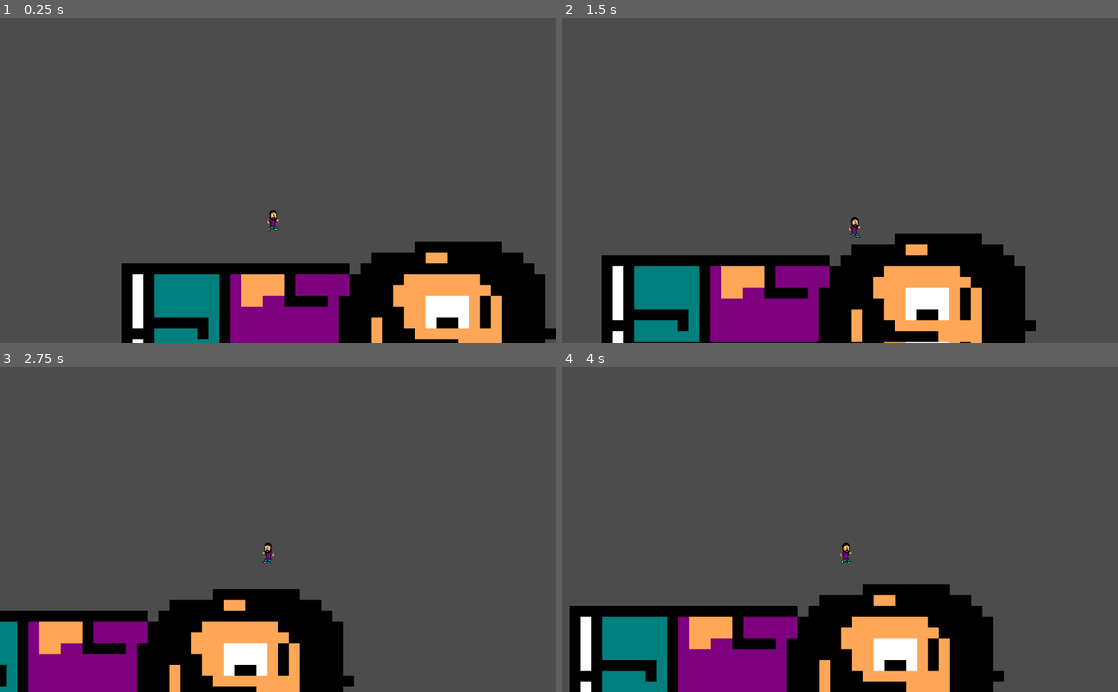
Above: before the commit, frames 1-4 (two rows, left to right).
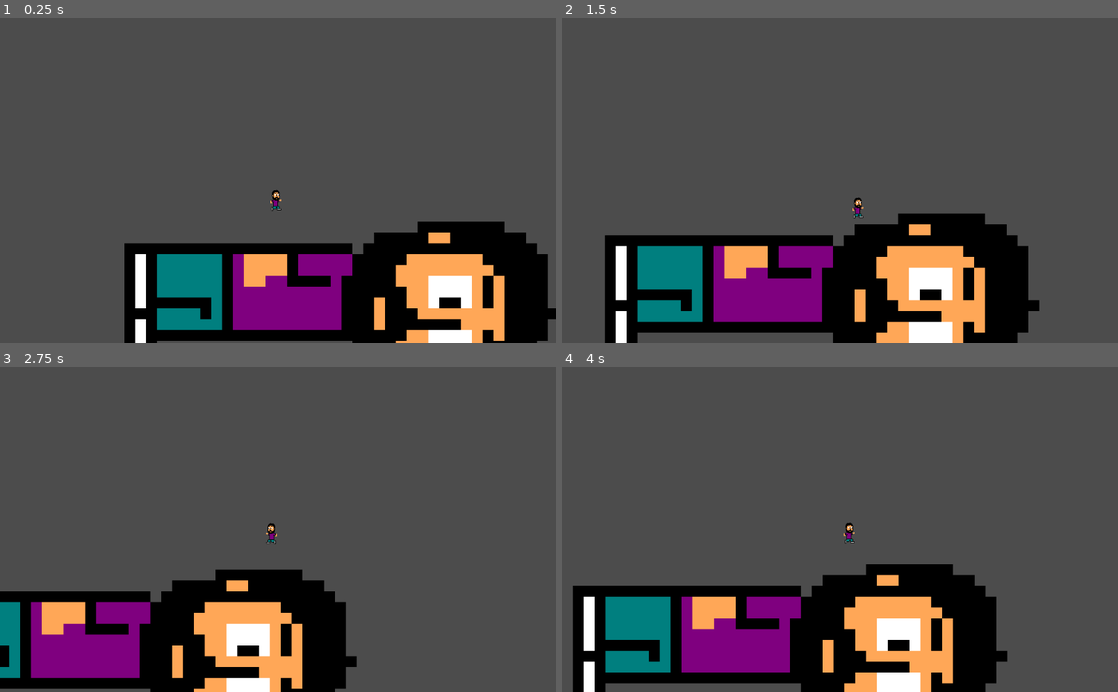
Above: after the commit, the same moments.

Repository: Guilherme-Calland/super_mega_guacamole
Game: Godot game, scene res://Scenes/TestScene.tscn
Two runs of this game, one before a commit and one after it. Both use one fixed random seed, a clock stepped at 60 frames per second and the inputs below. The project has no main scene, so this scene is started directly.
Inputs:
- Up to frame 1 (0.25 s): no input
- Up to frame 2 (1.5 s): hold Space (jump) 0.53-1.28 s; hold D (right) from 0.53 s (still down); tap Space (jump) at 1.35 s
- Up to frame 3 (2.75 s): tap Space (jump) at 1.52, 1.82 s; release D (right) at 2.03 s; hold A (left) from 2.03 s (still down); hold Space (jump) from 2.03 s (still down)
- Up to frame 4 (4 s): release A (left) at 2.78 s; release Space (jump) at 2.78 s; hold D (right) from 2.78 s (still down); tap Space (jump) at 2.85, 3.02, 3.32 s; hold Space (jump) from 3.53 s (still down)

The runs differ from the first frame. In frame 1, 14% of the frame differs, in the area x 21-100%, y 52-100%; in frame 2, 15%, in the area x 7-86%, y 55-100%; in frame 3, 11%; in frame 4, 15%.

Commit message:
removing inertia

Diff:
--- /dev/null
+++ b/Scenes/Level 1.tscn
@@ -0,0 +1,7 @@
+[gd_scene load_steps=2 format=2]
+
+[ext_resource path="res://Scenes/Player.tscn" type="PackedScene" id=1]
+
+[node name="Level 1" type="Node2D"]
+
+[node name="Player" parent="." instance=ExtResource( 1 )]
--- a/Scenes/Player.tscn
+++ b/Scenes/Player.tscn
@@ -1,33 +1,25 @@
-[gd_scene load_steps=12 format=2]
+[gd_scene load_steps=9 format=2]
 
-[ext_resource path="res://Graphics/gui_idle_2.png" type="Texture" id=1]
-[ext_resource path="res://Graphics/gui_idle.png" type="Texture" id=2]
-[ext_resource path="res://Graphics/gui_walk_2.png" type="Texture" id=3]
-[ext_resource path="res://Graphics/gui_walk_1.png" type="Texture" id=4]
-[ext_resource path="res://Graphics/gui_walk_3.png" type="Texture" id=5]
+[ext_resource path="res://Graphics/Player/gui_idle.png" type="Texture" id=1]
+[ext_resource path="res://Graphics/Player/gui_running_1.png" type="Texture" id=2]
+[ext_resource path="res://Graphics/Player/gui_jumping.png" type="Texture" id=3]
+[ext_resource path="res://Graphics/Player/gui_running_2.png" type="Texture" id=4]
+[ext_resource path="res://Graphics/Player/gui_idle_2.png" type="Texture" id=5]
 [ext_resource path="res://Scripts/Player.gd" type="Script" id=6]
-[ext_resource path="res://Graphics/gui_jumping.png" type="Texture" id=7]
-[ext_resource path="res://Graphics/gui_running_2.png" type="Texture" id=8]
-[ext_resource path="res://Graphics/gui_running_1.png" type="Texture" id=9]
 
 [sub_resource type="SpriteFrames" id=1]
 animations = [ {
-"frames": [ ExtResource( 1 ), ExtResource( 2 ) ],
+"frames": [ ExtResource( 1 ), ExtResource( 5 ) ],
 "loop": true,
 "name": "idle",
 "speed": 5.0
 }, {
-"frames": [ ExtResource( 7 ) ],
+"frames": [ ExtResource( 3 ) ],
 "loop": true,
 "name": "jump",
 "speed": 5.0
 }, {
-"frames": [ ExtResource( 3 ), ExtResource( 4 ), ExtResource( 5 ), ExtResource( 4 ) ],
-"loop": true,
-"name": "walk",
-"speed": 10.0
-}, {
-"frames": [ ExtResource( 1 ), ExtResource( 9 ), ExtResource( 1 ), ExtResource( 8 ) ],
+"frames": [ ExtResource( 5 ), ExtResource( 2 ), ExtResource( 5 ), ExtResource( 4 ) ],
 "loop": true,
 "name": "run",
 "speed": 10.0
@@ -52,10 +44,6 @@
 shape = SubResource( 2 )
 
 [node name="Camera2D" type="Camera2D" parent="."]
-position = Vector2( 9.24208, -61.8831 )
+position = Vector2( 3.56984, -25.3287 )
 current = true
 smoothing_enabled = true
-
-[node name="InertiaTimer" type="Timer" parent="."]
-wait_time = 0.25
-one_shot = true
--- a/Scenes/TestScene.tscn
+++ b/Scenes/TestScene.tscn
@@ -1,6 +1,6 @@
 [gd_scene load_steps=8 format=2]
 
-[ext_resource path="res://Graphics/gui_idle.png" type="Texture" id=1]
+[ext_resource path="res://Graphics/Player/gui_idle.png" type="Texture" id=1]
 [ext_resource path="res://Scenes/Player.tscn" type="PackedScene" id=2]
 
 [sub_resource type="RectangleShape2D" id=1]
--- a/Scripts/Movement.gd
+++ b/Scripts/Movement.gd
@@ -1,11 +1,9 @@
-func move(motion, speed, gravity, jump_speed, is_on_floor, hasInertia, direction):
+func move(motion, speed, gravity, jump_speed, is_on_floor):
 
 	if Input.is_action_pressed("right") and not Input.is_action_pressed("left"):
-		direction = "right"
 		if is_on_floor:
 			motion.x = speed
 	elif Input.is_action_pressed("left") and not Input.is_action_pressed("right"):
-		direction = "left"
 		if is_on_floor:
 			motion.x = -speed
 	else:
@@ -21,25 +19,11 @@
 		if is_on_floor:
 			motion.y -= jump_speed
 
-	#inertia
-	if Input.is_action_just_released("right") || Input.is_action_just_released("left"):
-		if is_on_floor:
-			hasInertia = true
-
-	if hasInertia:
-		if direction == "right":
-			motion.x += speed/ 2
-		elif direction == "left":
-			motion.x -= speed/ 2
 
 	var motionBundle = {
 		"motion" : motion,
-		"inertia" : hasInertia,
-		"direction" : direction
 	}
 
 	motionBundle["motion"] = motion
-	motionBundle["inertia"] = hasInertia
-	motionBundle["direction"] = direction
 
 	return motionBundle
--- a/Scripts/Player.gd
+++ b/Scripts/Player.gd
@@ -16,23 +16,14 @@
 
 func move():
 	var motion = Vector2(u.motionBundle["motion"])
-	var hasInercia : bool = not $InertiaTimer.is_stopped()
-	var direction = u.motionBundle["direction"]
 
 	u.motionBundle = u.movement.move(
 		motion,
 		speed,
 		gravity,
 		jump_speed,
-		is_on_floor(),
-		hasInercia,
-		direction
+		is_on_floor()
 		)
-
-	hasInercia = u.motionBundle["inertia"]
-
-	if hasInercia && $InertiaTimer.is_stopped():
-		$InertiaTimer.start()
 
 	move_and_slide(motion, u.UP)
 
--- a/Scripts/Utils.gd
+++ b/Scripts/Utils.gd
@@ -5,7 +5,5 @@
 var movement = movementScript.new()
 
 var motionBundle = {
-	"motion" : Vector2(0,0),
-	"inertia" : false,
-	"direction" : "right"
+	"motion" : Vector2(0,0)
 }
Binary file added: Graphics/Environment/grass_1.png
Not shown, added: Graphics/Environment/grass_1.png.import
Binary file added: Graphics/Environment/grass_2.png
Not shown, added: Graphics/Environment/grass_2.png.import
Binary file added: Graphics/Environment/grass_3.png
Not shown, added: Graphics/Environment/grass_3.png.import
Binary file added: Graphics/Environment/grass_4.png
Not shown, added: Graphics/Environment/grass_4.png.import
Renamed: Graphics/gui_duck_walk_1.png -> Graphics/Player/gui_duck_walk_1.png
Not shown, added: Graphics/Player/gui_duck_walk_1.png.import
Renamed: Graphics/gui_duck_walk_2.png -> Graphics/Player/gui_duck_walk_2.png
Not shown, added: Graphics/Player/gui_duck_walk_2.png.import
(and 71 more such lines)
